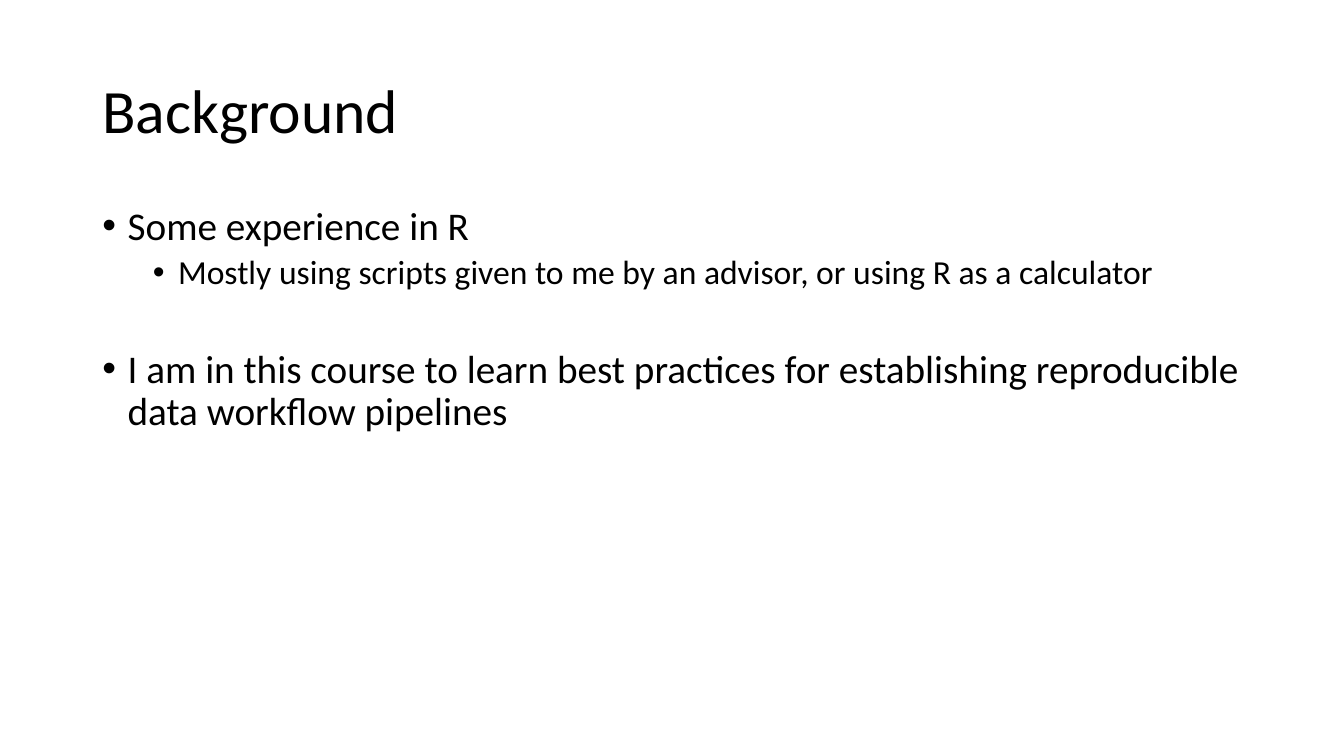
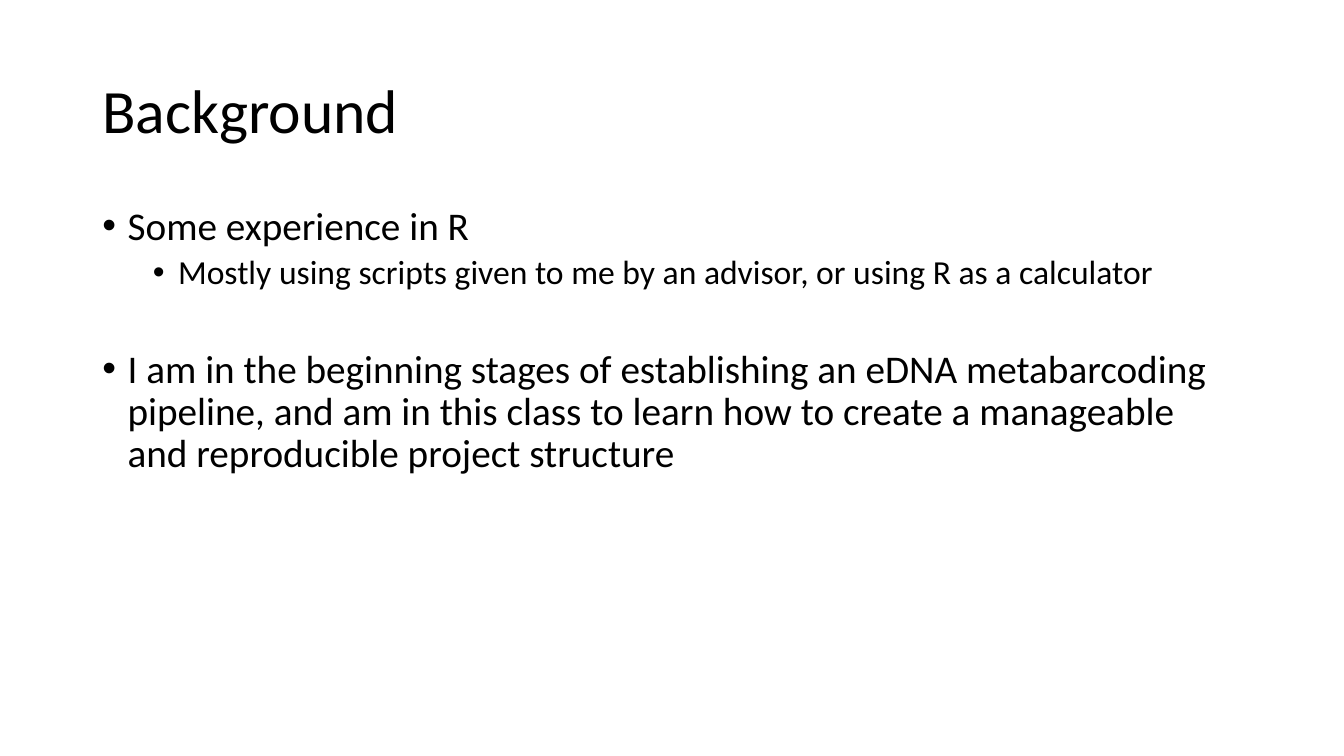
Before and after one commit to jaredfreedman/edna_metabarcoding, a slide deck: slide 2 of IB516 Analytical Workflows/Project Proposal Slides.pptx. Drawn at 1344x756 pixels with LibreOffice and Linux fonts; fonts in the diff are those of the drawing. Boxes give left, top, right and bottom in pixels: in the first picture for what was removed or moved away, otherwise in the second. Text is boxed around its words. In the diff, an @@ line names an element or a change of style, - is before the commit and + after.

```diff
--- a/IB516 Analytical Workflows/Project Proposal Slides.pptx
+++ b/IB516 Analytical Workflows/Project Proposal Slides.pptx
@@ text at (128,355,1206,474): text changed @@
-• I am in this course to learn best practices for establishing reproducible data workflow pipelines
+• I am in the beginning stages of establishing an eDNA metabarcoding pipeline, and am in this class to learn how to create a manageable and reproducible project structure
```
